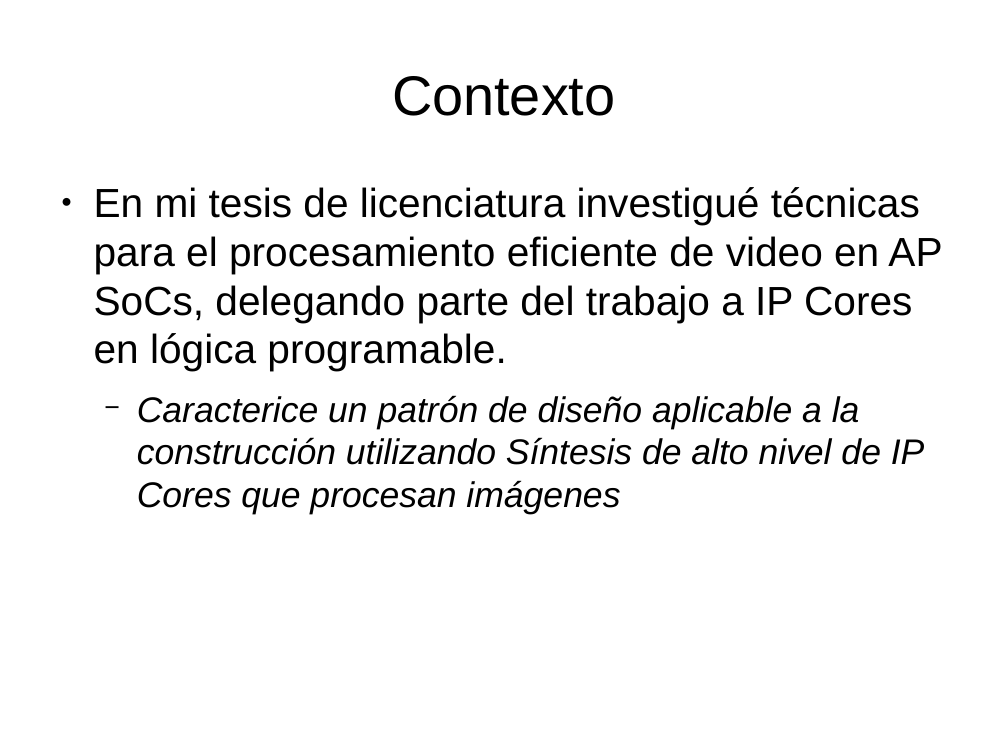
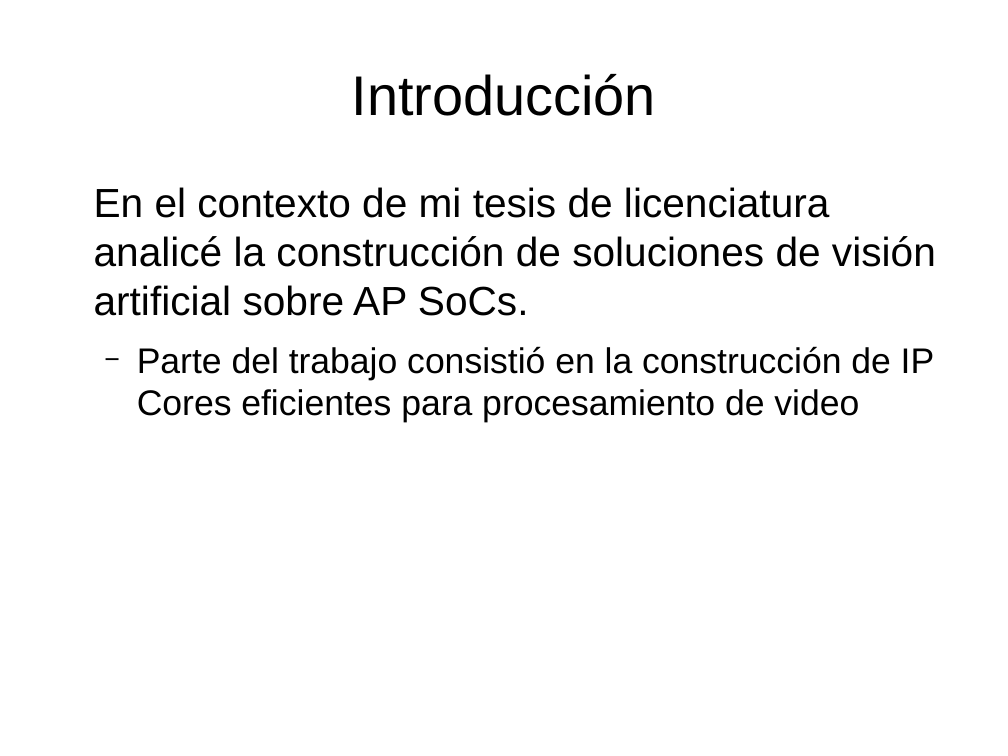
Before and after one commit to miguelgarcia/sase2017-hls-video, a slide deck: slide 5 of presentacion.odp. Drawn at 1008x756 pixels with LibreOffice and Linux fonts; fonts in the diff are those of the drawing. Boxes give left, top, right and bottom in pixels: in the first picture for what was removed or moved away, otherwise in the second. Text is boxed around its words. In the diff, an @@ line names an element or a change of style, - is before the commit and + after.

Commit message:
presentacion

```diff
--- a/presentacion.odp
+++ b/presentacion.odp
@@ title at [352, 74, 656, 116]: text changed @@
-Contexto
+Introducción
@@ text at [94, 187, 936, 423]: text changed @@
-● En mi tesis de licenciatura investigué técnicas para el procesamiento eficiente de video en AP SoCs, delegando parte del trabajo a IP Cores en lógica programable.
-  − Caracterice un patrón de diseño aplicable a la construcción utilizando Síntesis de alto nivel de IP Cores que procesan imágenes
+En el contexto de mi tesis de licenciatura analicé la construcción de soluciones de visión artificial sobre AP SoCs.
+  − Parte del trabajo consistió en la construcción de IP Cores eficientes para procesamiento de video
```
Also in this commit, not shown: 16 other slides changed, 5 slides added, 2 slides removed.
